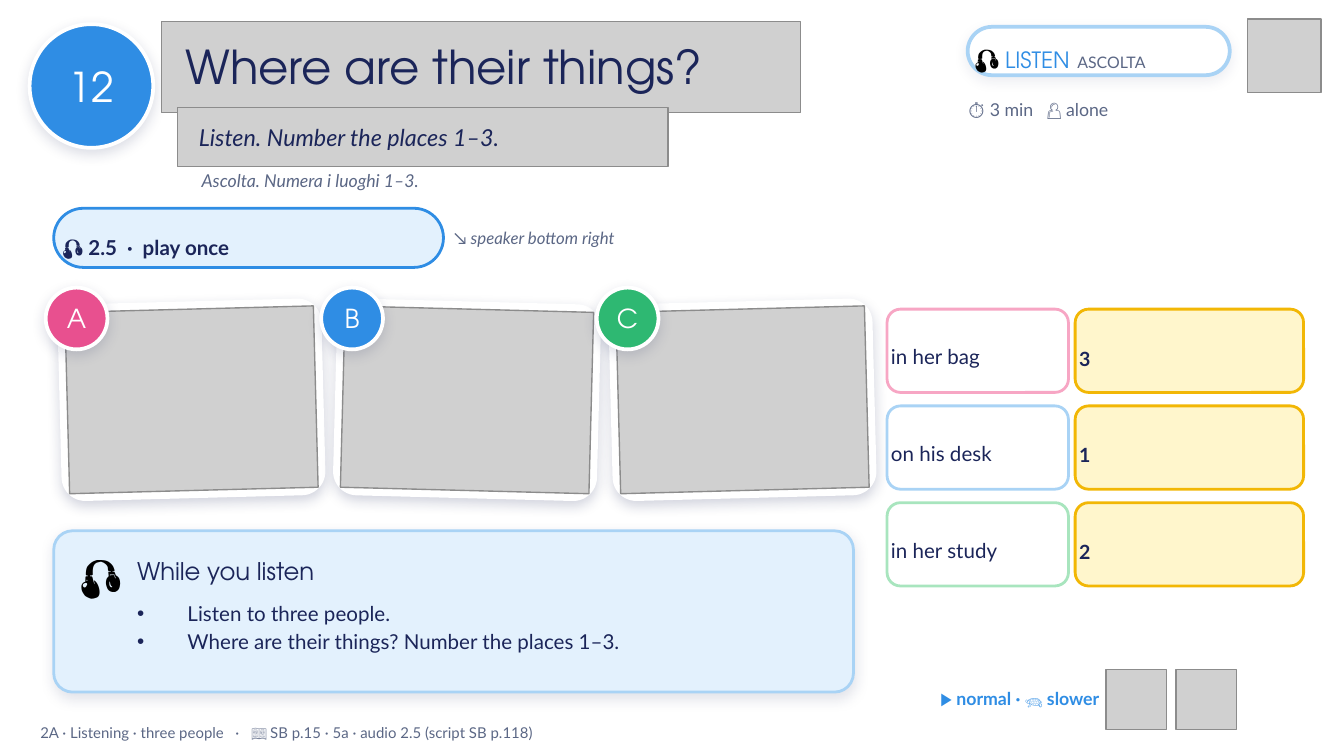
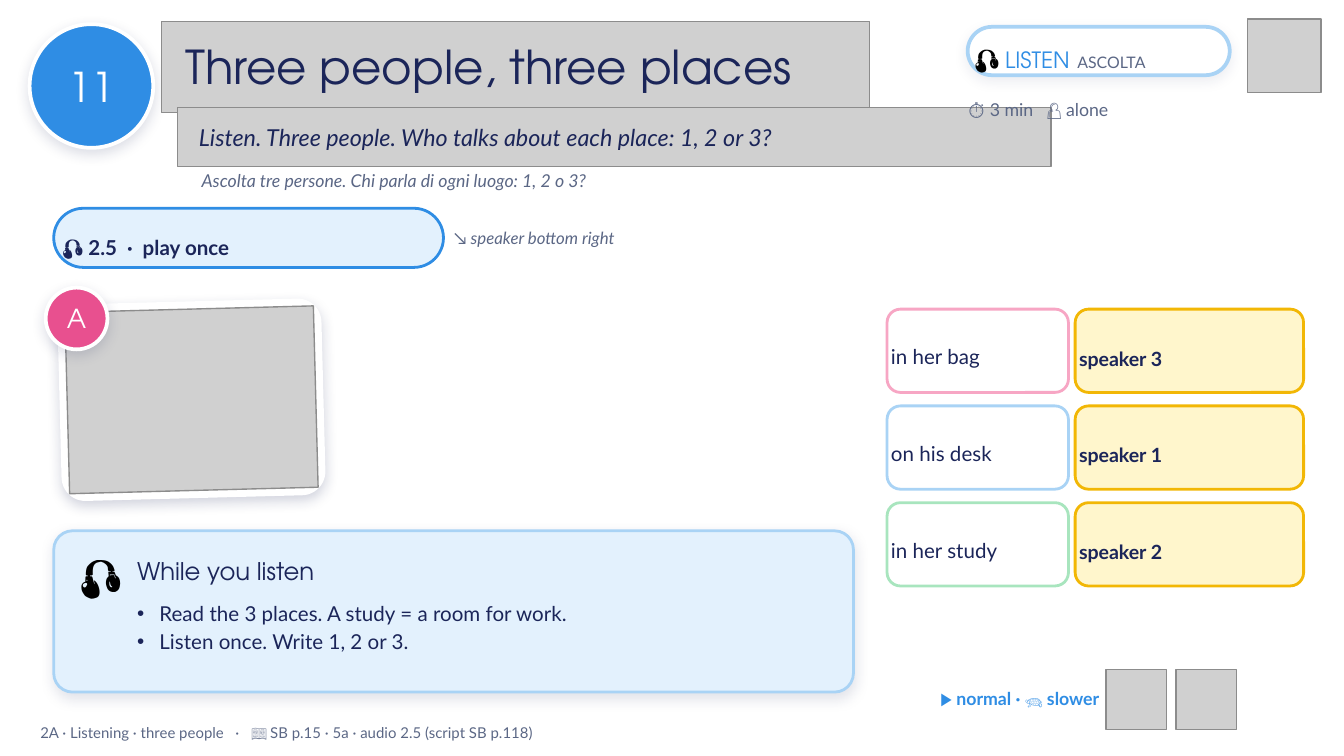
Before and after one commit to londonlanguageschool/Bagheria-, a slide deck: slide 11 of materials/EFE/EFE_2A_Tidy_or_untidy.pptx (slide 12 before the commit). Drawn at 1344x756 pixels with LibreOffice and Linux fonts; fonts in the diff are those of the drawing; grey boxes stand for pictures; background and template pictures are left out. Boxes give left, top, right and bottom in pixels: in the first picture for what was removed or moved away, otherwise in the second. Text is boxed around its words. In the diff, an @@ line names an element or a change of style, - is before the commit and + after.

```diff
--- a/materials/EFE/EFE_2A_Tidy_or_untidy.pptx
+++ b/materials/EFE/EFE_2A_Tidy_or_untidy.pptx
@@ picture: place and size @@
-picture at box(161, 22, 801, 113)
+picture at box(161, 22, 870, 113)
@@ text removed at box(185, 49, 702, 94) @@
-Where are their things?
@@ text added at box(185, 49, 791, 93), 25 pt, text #1B2559 @@
+Three people, three places
@@ text in ellipse at box(69, 71, 114, 102): text changed @@
-12
+11
@@ picture: place and size @@
-picture at box(177, 108, 668, 167)
+picture at box(177, 108, 1051, 167)
@@ text removed at box(199, 129, 499, 150) @@
-Listen. Number the places 1–3.
@@ text added at box(199, 129, 771, 150), 12.5 pt, text #1B2559, italic @@
+Listen. Three people. Who talks about each place: 1, 2 or 3?
@@ text at box(202, 174, 586, 190): text changed @@
-Ascolta. Numera i luoghi 1–3.
+Ascolta tre persone. Chi parla di ogni luogo: 1, 2 o 3?
@@ ellipse removed at box(321, 288, 383, 349) @@
-B
@@ rounded rectangle removed at box(333, 299, 601, 501) @@
@@ ellipse removed at box(597, 288, 659, 349) @@
-C
@@ rounded rectangle removed at box(609, 299, 876, 501) @@
@@ picture removed at box(340, 306, 594, 494) @@
@@ picture removed at box(616, 306, 869, 494) @@
@@ text in rounded rectangle at box(1079, 351, 1162, 370): text changed @@
-3
+speaker 3
@@ text in rounded rectangle at box(1079, 447, 1162, 466): text changed @@
-1
+speaker 1
@@ text in rounded rectangle at box(1079, 544, 1162, 563): text changed @@
-2
+speaker 2
@@ text at box(159, 606, 567, 652): text changed @@
-• Listen to three people.
-• Where are their things? Number the places 1–3.
+• Read the 3 places. A study = a room for work.
+• Listen once. Write 1, 2 or 3.
```
Also in this commit, not shown: 11 other slides changed, 5 slides added, 3 slides removed, 2 other files.
